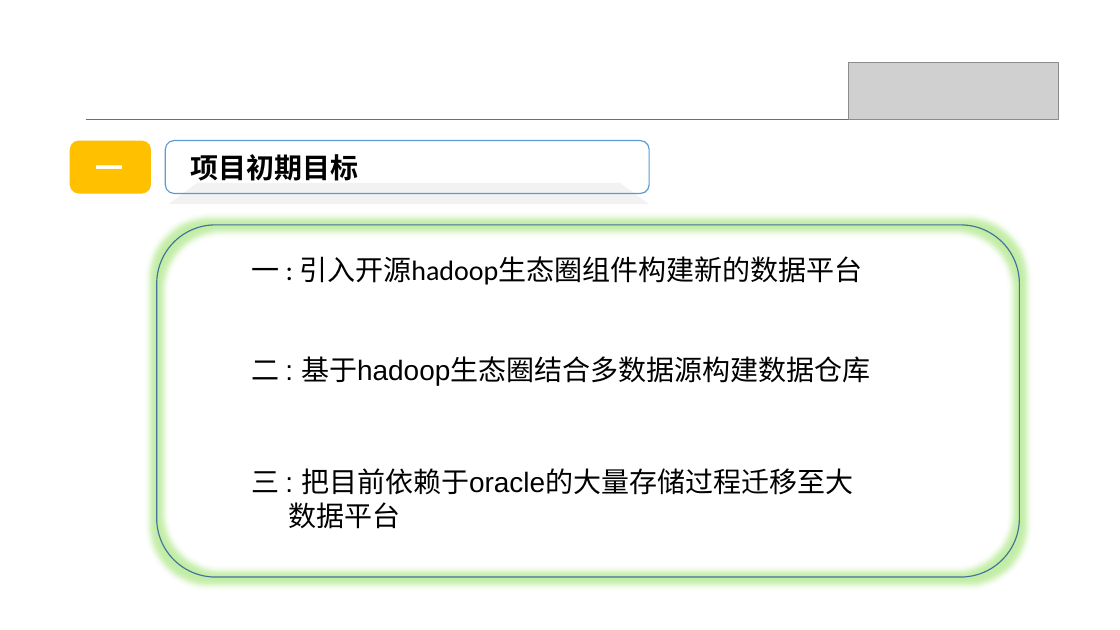
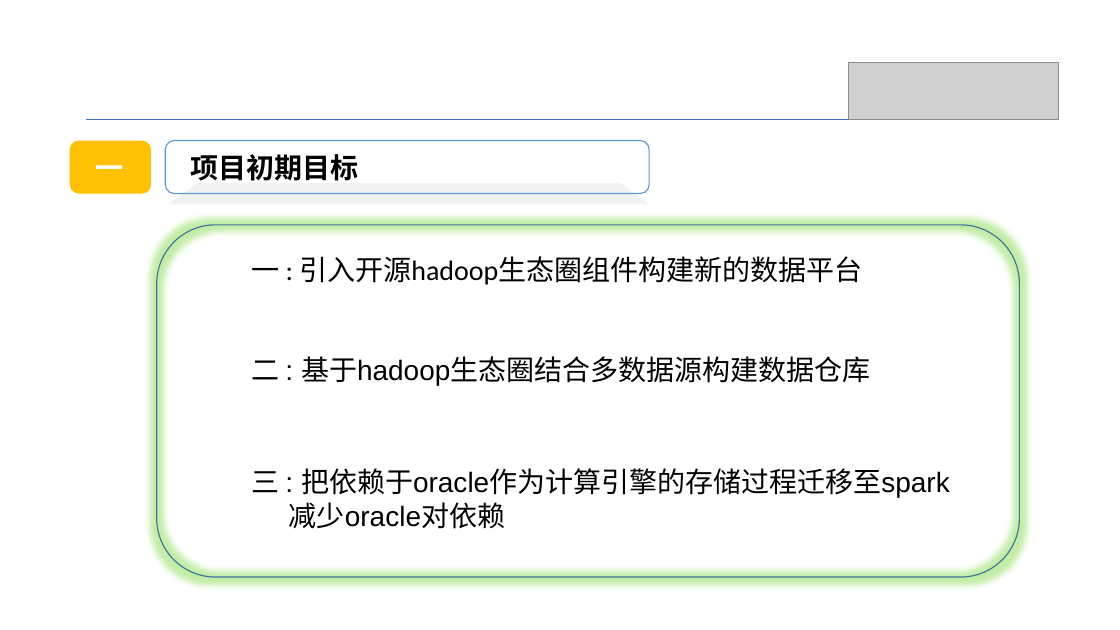
Before and after one commit to Shyekyo/event, a slide deck: slide 2 of src/resources/账务系统存储过程重构方案.pptx. Drawn at 1120x630 pixels with LibreOffice and Linux fonts; fonts in the diff are those of the drawing; grey boxes stand for pictures. Boxes give left, top, right and bottom in pixels: in the first picture for what was removed or moved away, otherwise in the second. Text is boxed around its words. In the diff, an @@ line names an element or a change of style, - is before the commit and + after.

```diff
--- a/src/resources/账务系统存储过程重构方案.pptx
+++ b/src/resources/账务系统存储过程重构方案.pptx
@@ text at [251, 468, 950, 529]: text changed @@
-三 : 把目前依赖于oracle的大量存储过程迁移至大
-数据平台
+三 : 把依赖于oracle作为计算引擎的存储过程迁移至spark
+减少oracle对依赖
```
Also in this commit, not shown: 2 other slides changed, 14 slides added, 11 other files.
